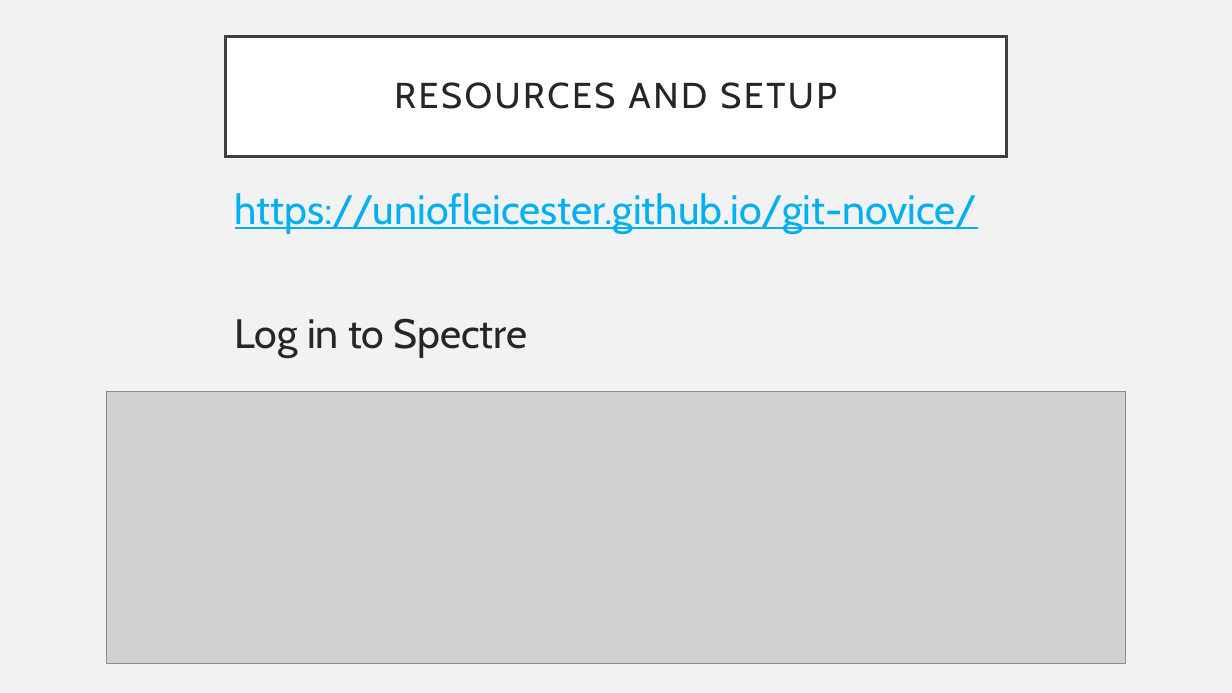
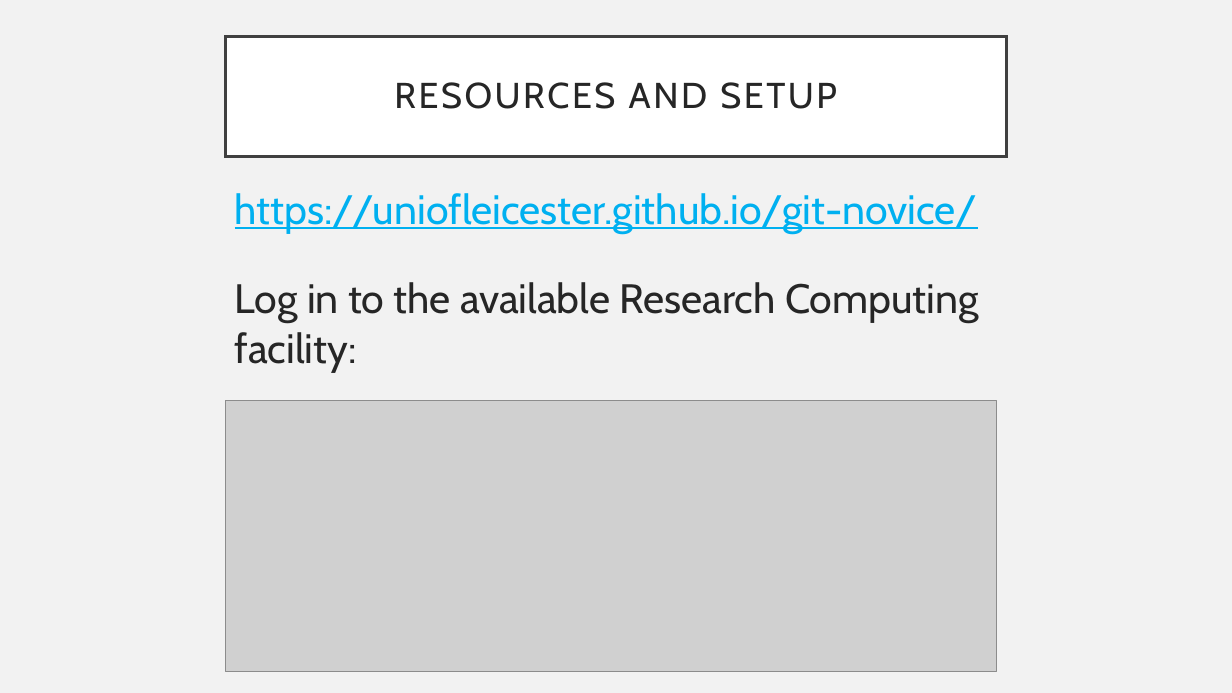
Before and after one commit to UniOfLeicester/git-novice, a slide deck: slide 2 of Slides/Git-Novice.pptx. Drawn at 1232x693 pixels with LibreOffice and Linux fonts; fonts in the diff are those of the drawing; grey boxes stand for pictures. Boxes give left, top, right and bottom in pixels: in the first picture for what was removed or moved away, otherwise in the second. Text is boxed around its words. In the diff, an @@ line names an element or a change of style, - is before the commit and + after.

Commit message:
Updated slides

```diff
--- a/Slides/Git-Novice.pptx
+++ b/Slides/Git-Novice.pptx
@@ text at (235, 282, 979, 373): text changed @@
-Log in to Spectre
+Log in to the available Research Computing facility:
@@ picture: place and size @@
-picture at (106, 392, 1126, 665)
+picture at (226, 400, 997, 672)
```
Also in this commit, not shown: 1 other file.
